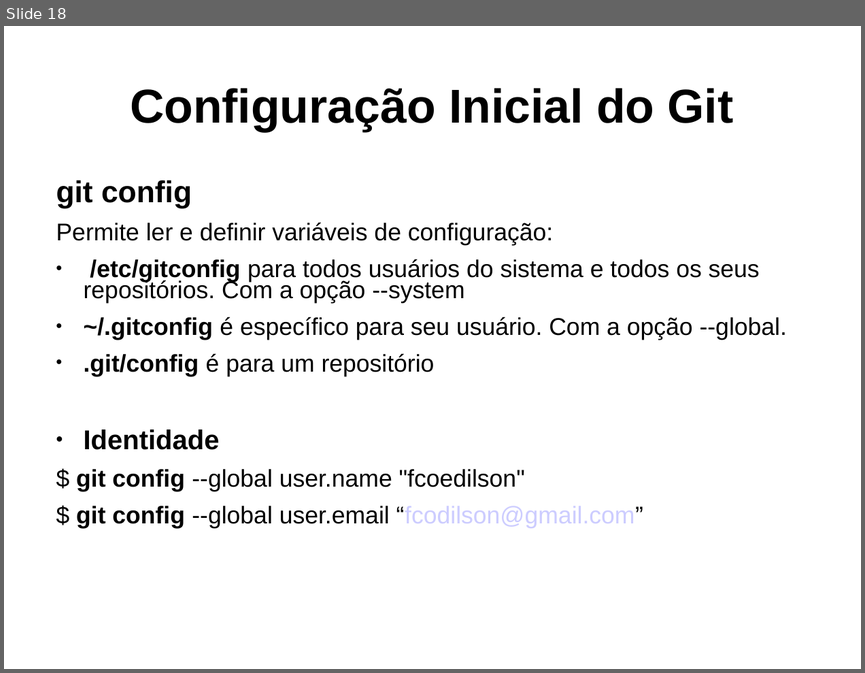
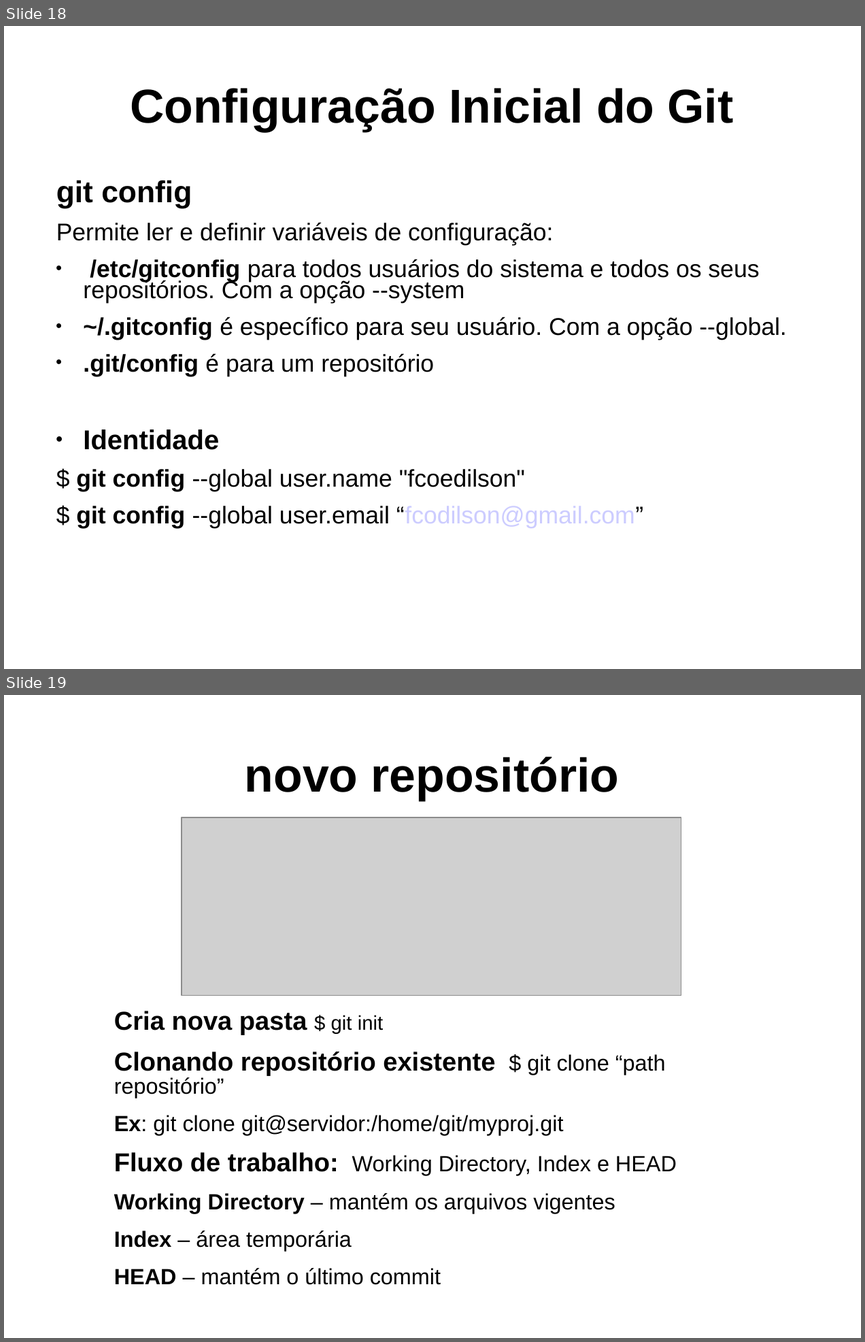
Before and after one commit to fcoedilson/engsoft, a slide deck: apresentacao_git_fa7_eng_soft/apresentacao_git_edilson_fa7.ppt. Shown one above the other, each under a label of ours: slide 18 before the commit, slides 18 and 19 after it. The pictures are 865x673 and 865x1342 pixels, drawn with LibreOffice and Linux fonts; fonts in the diff are those of the drawing; grey boxes stand for pictures. Boxes give left, top, right and bottom in pixels: in the first picture for what was removed or moved away, otherwise in the second. Text is boxed around its words. In the diff, an @@ line names an element or a change of style, - is before the commit and + after.

```diff
--- a/apresentacao_git_fa7_eng_soft/apresentacao_git_edilson_fa7.ppt
+++ b/apresentacao_git_fa7_eng_soft/apresentacao_git_edilson_fa7.ppt
@@ slide 19 added at [4,695,861,1338], background #FFFFFF @@
@@ title added at [245,756,619,800], 44 pt, text #000000, bold @@
+novo repositório
@@ picture added at [181,817,681,994] @@
@@ text added at [114,1011,677,1285], 20.4 pt, text #000000 @@
+Cria nova pasta $ git init
+Clonando repositório existente $ git clone “path repositório”
+Ex: git clone git@servidor:/home/git/myproj.git
+Fluxo de trabalho: Working Directory, Index e HEAD
+Working Directory – mantém os arquivos vigentes
+Index – área temporária
+HEAD – mantém o último commit
```
Also in this commit, not shown: 1 slide changed, 1 other slide added, 3 other files.
